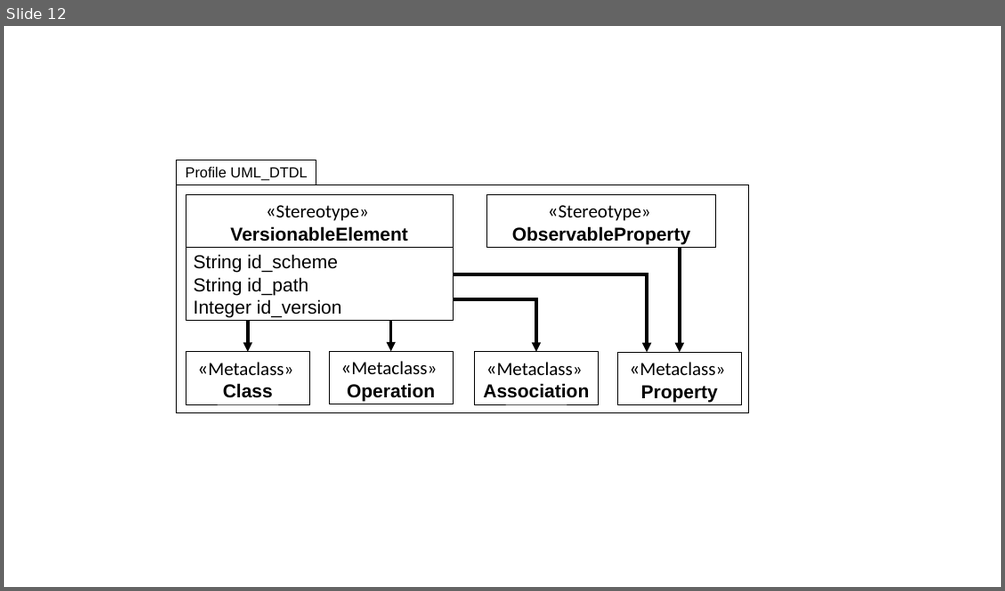
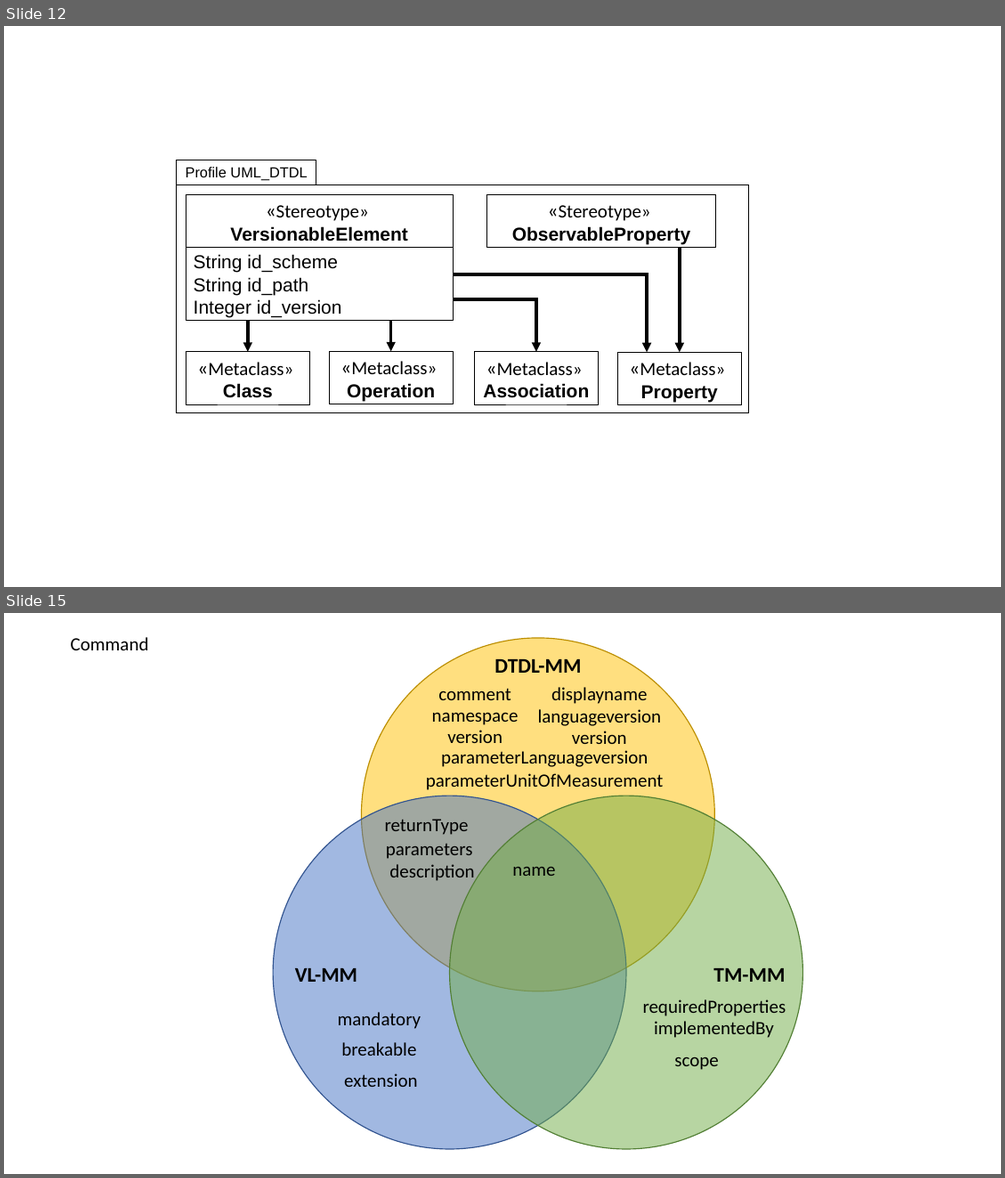
Before and after one commit to derlehner/dt_language_comparison, a slide deck: Figures.pptx. Shown one above the other, each under a label of ours: slide 12 before the commit, slides 12 and 15 after it; the slides between them are not shown. The pictures are 1005x591 and 1005x1178 pixels, drawn with LibreOffice and Linux fonts; fonts in the diff are those of the drawing. Boxes give left, top, right and bottom in pixels: in the first picture for what was removed or moved away, otherwise in the second. Text is boxed around its words. In the diff, an @@ line names an element or a change of style, - is before the commit and + after.

```diff
--- a/Figures.pptx
+++ b/Figures.pptx
@@ slide 15 added at box(4, 613, 1001, 1174), background #FFFFFF @@
@@ text added at box(71, 637, 149, 650), 18 pt, text #000000 @@
+Command
@@ ellipse added at box(362, 638, 714, 990), fill #FFC000 at 50% opacity, outline #BD8E00 1 pt @@
@@ text added at box(494, 659, 581, 673), 20 pt, text #000000, bold @@
+DTDL-MM
@@ text added at box(438, 688, 511, 700), 18 pt, text #000000 @@
+comment
@@ text added at box(551, 687, 647, 704), 18 pt, text #000000 @@
+displayname
@@ text added at box(432, 712, 518, 725), 18 pt, text #000000 @@
+namespace
@@ text added at box(538, 709, 662, 726), 18 pt, text #000000 @@
+languageversion
@@ text added at box(447, 730, 502, 743), 18 pt, text #000000 @@
+version
@@ text added at box(572, 730, 627, 744), 18 pt, text #000000 @@
+version
@@ text added at box(441, 750, 647, 767), 18 pt, text #000000 @@
+parameterLanguageversion
@@ ellipse added at box(273, 795, 626, 1149), fill #4472C4 at 50% opacity, outline #325491 1 pt @@
@@ text added at box(426, 773, 663, 790), 18 pt, text #000000 @@
+parameterUnitOfMeasurement
@@ ellipse added at box(450, 795, 802, 1149), fill #70AD47 at 50% opacity, outline #538035 1 pt @@
@@ text added at box(385, 819, 469, 835), 18 pt, text #000000 @@
+returnType
@@ text added at box(386, 844, 473, 859), 18 pt, text #000000 @@
+parameters
@@ text added at box(389, 864, 474, 884), 18 pt, text #000000 @@
+description
@@ text added at box(512, 867, 555, 876), 18 pt, text #000000 @@
+name
@@ text added at box(295, 968, 357, 981), 20 pt, text #000000, bold @@
+VL-MM
@@ text added at box(713, 968, 785, 981), 20 pt, text #000000, bold @@
+TM-MM
@@ text added at box(338, 1012, 421, 1029), 18 pt, text #000000 @@
+mandatory
@@ text added at box(643, 999, 786, 1016), 18 pt, text #000000 @@
+requiredProperties
@@ text added at box(654, 1021, 774, 1038), 18 pt, text #000000 @@
+implementedBy
@@ text added at box(341, 1042, 416, 1055), 18 pt, text #000000 @@
+breakable
@@ text added at box(674, 1057, 718, 1070), 18 pt, text #000000 @@
+scope
@@ text added at box(344, 1073, 418, 1086), 18 pt, text #000000 @@
+extension
```
Also in this commit, not shown: 3 other slides added, 1 other file.
